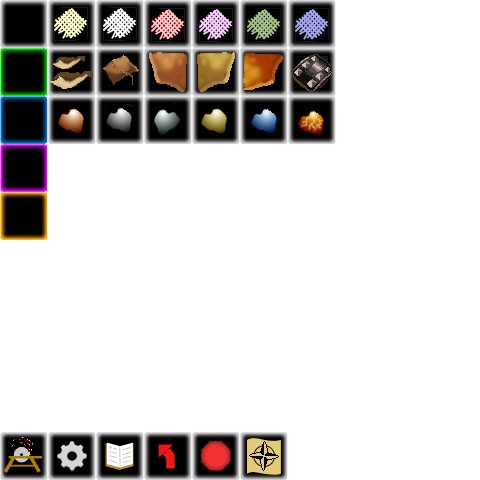
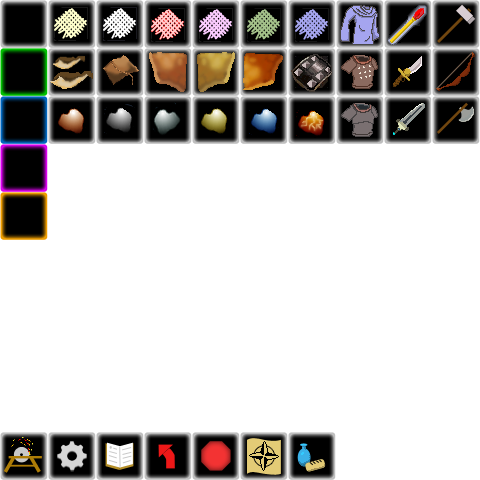
Two versions of the same layered image (480px x 480px). Layer-by-layer changes:
added group "icons" with 28 layers above "weapons" over (x1=288, y1=432, x2=336, y2=480)
added group "icon Rest" with 3 layers in group "icons" over (x1=288, y1=432, x2=336, y2=480)
added layer "Shape 1 copy 29" in group "icon Rest" over (x1=288, y1=432, x2=336, y2=480)
added group "weapons" with 21 layers above "armor" over (x1=384, y1=0, x2=480, y2=144)
added group "mace" with 2 layers in group "weapons" over (x1=432, y1=0, x2=480, y2=48)
added layer "Shape 1 copy 38" in group "mace" over (x1=432, y1=0, x2=480, y2=48)
added group "axe" with 4 layers in group "weapons" over (x1=432, y1=96, x2=480, y2=144)
added layer "Shape 1 copy 37" in group "axe" over (x1=432, y1=96, x2=480, y2=144)
added group "bow" with 3 layers in group "weapons" over (x1=432, y1=48, x2=480, y2=96)
added layer "Shape 1 copy 36" in group "bow" over (x1=432, y1=48, x2=480, y2=96)
added group "wand" with 2 layers in group "weapons" over (x1=384, y1=0, x2=432, y2=48)
added layer "Shape 1 copy 35" in group "wand" over (x1=384, y1=0, x2=432, y2=48)
added group "sword" with 2 layers in group "weapons" over (x1=384, y1=96, x2=432, y2=144)
added layer "Shape 1 copy 34" in group "sword" over (x1=384, y1=96, x2=432, y2=144)
added group "dagger" with 2 layers in group "weapons" over (x1=384, y1=48, x2=432, y2=96)
added layer "Shape 1 copy 33" in group "dagger" over (x1=384, y1=48, x2=432, y2=96)
added group "armor" with 9 layers above "crafting" over (x1=336, y1=0, x2=384, y2=144)
added group "ClothArmor" with 2 layers in group "armor" over (x1=336, y1=0, x2=384, y2=48)
added layer "Shape 1 copy 30" in group "ClothArmor" over (x1=336, y1=0, x2=384, y2=48)
added group "Metal Armor" with 2 layers in group "armor" over (x1=336, y1=96, x2=384, y2=144)
added layer "Shape 1 copy 31" in group "Metal Armor" over (x1=336, y1=96, x2=384, y2=144)
…and 16 more changes (15 added, 1 painted, 1 stack)
